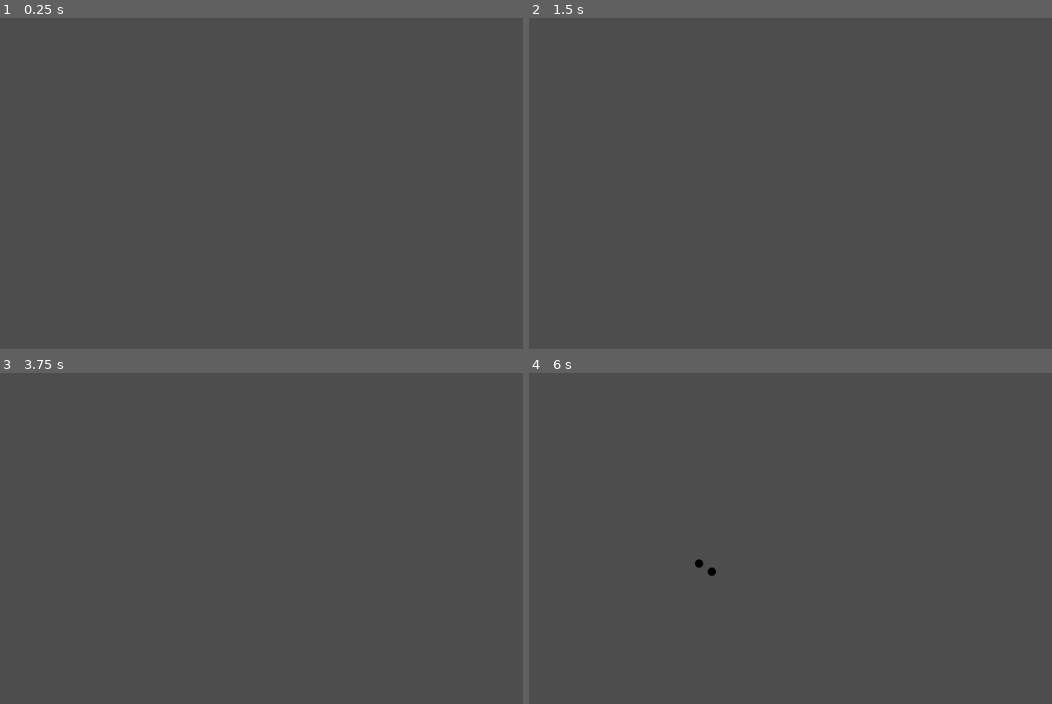
Above: before the commit, frames 1-4 (two rows, left to right).
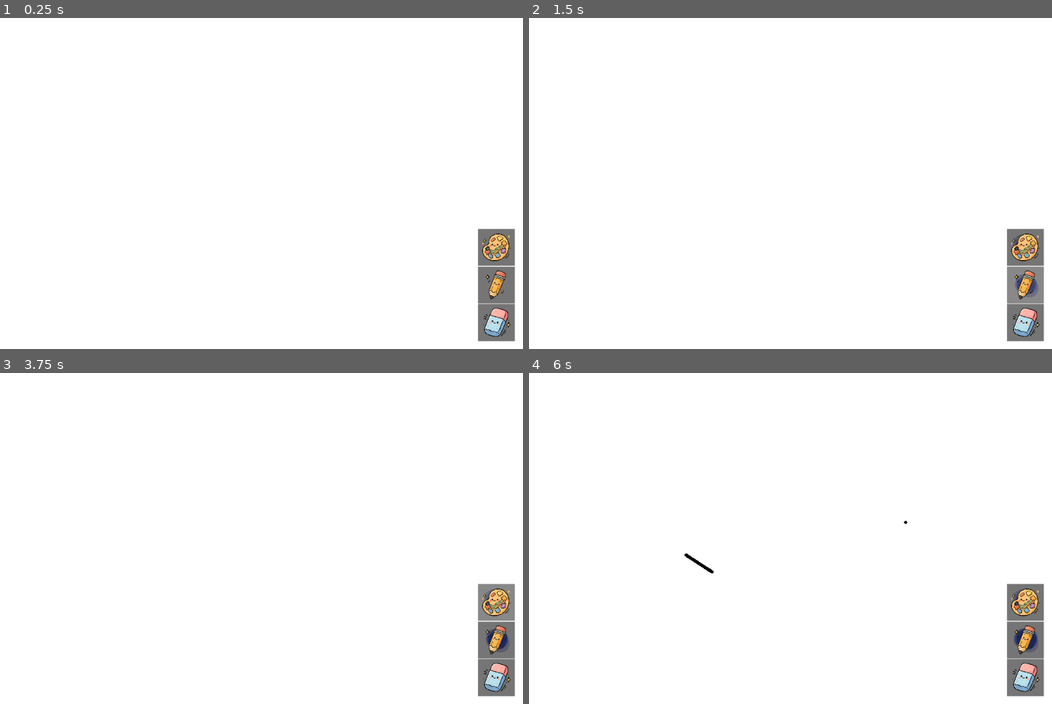
Above: after the commit, the same moments.

Repository: Dubu911/Watercolor_simulation
Game: Godot game, scene res://trial2/main2.tscn
Same seed, same stepped clock (60 frames per second), same inputs: the game is played once before the commit and once after it. Before the commit the project starts from res://canvas.tscn.
Inputs (mouse positions are in pixels of both pictures, inside the frame that each line leads up to):
- Up to frame 1 (0.25 s): no input
- Up to frame 2 (1.5 s): click (1025, 246) at 0.52 s; click (1025, 286) at 1.27 s
- Up to frame 3 (3.75 s): click (496, 601) at 2.02 s; click (496, 641) at 2.77 s; click (496, 601) at 3.52 s
- Up to frame 4 (6 s): click (1025, 641) at 4.27 s; tap Enter at 5 s; move the mouse to (905, 521) at 5.02 s; click (905, 521) at 5.17 s; tap Space at 5.75 s; drag from (685, 555) to (764, 604) at 5.77 s

The runs differ from the first frame. In frame 1, 100% of the frame differs, in the area x 0-100%, y 0-100%; in frame 2, 100%; in frame 3, 100%; in frame 4, 100%.

Commit message:
trial2

Diff:
--- a/project.godot
+++ b/project.godot
@@ -11,7 +11,7 @@
 [application]
 
 config/name="Water Color Sim"
-run/main_scene="uid://cpiv1ydde7ect"
+run/main_scene="uid://bvulyvbq68fhy"
 config/features=PackedStringArray("4.4", "GL Compatibility")
 config/icon="res://icon.svg"
 
--- a/trial1/Canvas2.tscn
+++ b/trial1/Canvas2.tscn
@@ -1,7 +1,7 @@
 [gd_scene load_steps=7 format=3 uid="uid://cih110vr0tygx"]
 
 [ext_resource type="Script" uid="uid://uje8n7xnp3wk" path="res://trial1/canvas_2.gd" id="1_825sb"]
-[ext_resource type="Script" uid="uid://bcahhbfv7r1ew" path="res://trial1/BrushLayer.gd" id="2_1xqgj"]
+[ext_resource type="Script" uid="uid://bcahhbfv7r1ew" path="res://trial1/WatercolorLayer.gd" id="2_1xqgj"]
 [ext_resource type="Script" uid="uid://bre5ryqd147gb" path="res://trial1/camera_controller.gd" id="3_hkwir"]
 [ext_resource type="Texture2D" uid="uid://5uubi1ruirsp" path="res://icons/pallet2.png" id="4_110vs"]
 [ext_resource type="Texture2D" uid="uid://b2bt82kim5kv1" path="res://icons/pencil4.png" id="5_110vs"]
--- a/trial1/BrushLayer.gd
+++ b/trial1/WatercolorLayer.gd
@@ -22,7 +22,7 @@
 var dirty_watercolor_image: bool = false
 
 # --- Particle System Properties (for Watercolor) ---
-const WatercolorParticleScene = preload("res://trial1/watercolor_particle.tscn") # Path to your particle scene
+const WatercolorParticleScene = preload("res://trial1/watercolor_particle.tscn") # Path to the particle scene
 var particles_node: Node # A node to hold all active particles for organization
 var watercolor_brush_color: Color = Color(0.1, 0.2, 0.8, 0.3) # Current watercolor brush color
 var watercolor_brush_size: float = 15.0      # Base size for watercolor particles
--- /dev/null
+++ b/trial2/camera_2d.gd
@@ -0,0 +1,41 @@
+extends Camera2D
+
+var is_panning: bool = false
+
+# --- New variables for zooming ---
+@export var zoom_factor: float = 1.1 # How much to zoom in/out per scroll step
+									 # Values > 1. Greater means faster zoom.
+@export var min_zoom: float = 0.2    # Smallest zoom value (most zoomed in)
+@export var max_zoom: float = 5.0    # Largest zoom value (most zoomed out)
+# ---------------------------------
+
+func _input(event: InputEvent) -> void:
+	if event is InputEventMouseButton:
+		if event.button_index == MOUSE_BUTTON_MIDDLE:
+			if event.is_pressed():
+				is_panning = true
+			else:
+				is_panning = false
+
+	if event is InputEventMouseMotion:
+		if is_panning:
+			position -= event.relative
+
+	# --- Mouse Wheel Zoom Logic (new) ---
+	# Check if the event is a mouse button event (scroll wheel events are also button events)
+	if event is InputEventMouseButton:
+		if event.is_pressed(): # Process scroll only on the press event
+			var new_zoom := zoom # Start with current zoom
+
+			if event.button_index == MOUSE_BUTTON_WHEEL_DOWN: # =Zoom In
+				new_zoom /= zoom_factor
+			elif event.button_index == MOUSE_BUTTON_WHEEL_UP: # Zoom Out
+				new_zoom *= zoom_factor
+
+			# Clamp the zoom to stay within min_zoom and max_zoom
+			# We apply clamp to both x and y components of the zoom Vector2
+			new_zoom.x = clampf(new_zoom.x, min_zoom, max_zoom)
+			new_zoom.y = clampf(new_zoom.y, min_zoom, max_zoom)
+
+			zoom = new_zoom # Apply the new (potentially clamped) zoom
+	# --- End Mouse Wheel Zoom Logic ---
--- /dev/null
+++ b/trial2/eraser_brush.gd
@@ -0,0 +1,65 @@
+# eraser_brush.gd
+extends Node2D
+
+@export var brush_radius: float = 10.0 # Eraser is usually larger
+
+var coordinator_ref
+var last_pos: Vector2 = Vector2.INF
+
+func activate(coordinator):
+	coordinator_ref = coordinator
+	# print(name + " activated.") # Debug print removed
+	last_pos = Vector2.INF
+
+func handle_input(event: InputEvent, mouse_pos_img_space: Vector2, target_image: Image, coordinator):
+	if not coordinator_ref: coordinator_ref = coordinator
+
+	var current_draw_pos = mouse_pos_img_space.floor()
+	var eraser_color = Color(0,0,0,0) # Transparent
+
+	if event is InputEventMouseButton and event.button_index == MOUSE_BUTTON_LEFT:
+		if event.is_pressed():
+			last_pos = current_draw_pos
+			_draw_brush_stroke_at_point(target_image, last_pos, eraser_color)
+		else: # Released
+			last_pos = Vector2.INF
+
+	elif event is InputEventMouseMotion and Input.is_mouse_button_pressed(MOUSE_BUTTON_LEFT):
+		if last_pos != Vector2.INF:
+			_draw_line_with_brush(target_image, last_pos, current_draw_pos, eraser_color)
+		last_pos = current_draw_pos
+
+func _draw_brush_stroke_at_point(img: Image, center_pos: Vector2, color: Color):
+	if not img: return
+
+	var i_radius = int(ceil(brush_radius))
+	var center_x_int = int(center_pos.x)
+	var center_y_int = int(center_pos.y)
+
+	for y_offset in range(-i_radius, i_radius + 1):
+		for x_offset in range(-i_radius, i_radius + 1):
+			if Vector2(x_offset, y_offset).length_squared() <= brush_radius * brush_radius:
+				var draw_x = center_x_int + x_offset
+				var draw_y = center_y_int + y_offset
+				if draw_x >= 0 and draw_x < img.get_width() and \
+				   draw_y >= 0 and draw_y < img.get_height():
+					img.set_pixel(draw_x, draw_y, color)
+
+	if coordinator_ref:
+		coordinator_ref.mark_pencil_dirty() # Eraser works on the pencil layer
+
+func _draw_line_with_brush(img: Image, from_p: Vector2, to_p: Vector2, color: Color):
+	if not img: return
+
+	var distance = from_p.distance_to(to_p)
+	if distance < 0.1:
+		_draw_brush_stroke_at_point(img, to_p, color)
+		return
+
+	var step_size = max(1.0, brush_radius * 0.5)
+	var steps = int(ceil(distance / step_size))
+	if steps == 0: steps = 1
+
+	for i in range(steps + 1):
+		var p = from_p.lerp(to_p, float(i) / steps)
+		_draw_brush_stroke_at_point(img, p.floor(), color)
--- /dev/null
+++ b/trial2/main2.gd
@@ -0,0 +1,6 @@
+extends Node2D
+
+
+func _input(event : InputEvent):
+	if event.is_action("Quit") :
+		get_tree().quit()
--- /dev/null
+++ b/trial2/main2.tscn
@@ -0,0 +1,78 @@
+[gd_scene load_steps=10 format=3 uid="uid://bvulyvbq68fhy"]
+
+[ext_resource type="Script" uid="uid://hhlftdii0krf" path="res://trial2/main2.gd" id="1_f8tpi"]
+[ext_resource type="Script" uid="uid://cfvy0mjy01kgw" path="res://trial2/painting_coordinator.gd" id="2_7htoj"]
+[ext_resource type="Script" uid="uid://dy6j7vdb3t85r" path="res://trial2/watercolor_brush.gd" id="3_7htoj"]
+[ext_resource type="Script" uid="uid://c60mf4eacnvpo" path="res://trial2/camera_2d.gd" id="3_l3qk5"]
+[ext_resource type="Script" uid="uid://bpd2sfx15n1ds" path="res://trial2/pencil_brush.gd" id="4_qu3fb"]
+[ext_resource type="Texture2D" uid="uid://5uubi1ruirsp" path="res://icons/pallet2.png" id="4_r4omg"]
+[ext_resource type="Texture2D" uid="uid://b2bt82kim5kv1" path="res://icons/pencil4.png" id="5_7htoj"]
+[ext_resource type="Script" uid="uid://iet8gtrao8wt" path="res://trial2/eraser_brush.gd" id="5_tldsc"]
+[ext_resource type="Texture2D" uid="uid://6eyrjn38jt4o" path="res://icons/eraser4.png" id="6_qu3fb"]
+
+[node name="main2" type="Node2D"]
+script = ExtResource("1_f8tpi")
+
+[node name="painting_coordinator" type="Node2D" parent="."]
+script = ExtResource("2_7htoj")
+watercolor_layer_node_path = NodePath("../watercolor_layer")
+pencil_layer_node_path = NodePath("../pencil_layer")
+watercolor_brush_node_path = NodePath("watercolor_brush")
+pencil_brush_node_path = NodePath("pencil_brush")
+eraser_brush_node_path = NodePath("eraser_brush")
+
+[node name="watercolor_brush" type="Node2D" parent="painting_coordinator"]
+script = ExtResource("3_7htoj")
+
+[node name="pencil_brush" type="Node2D" parent="painting_coordinator"]
+script = ExtResource("4_qu3fb")
+
+[node name="eraser_brush" type="Node2D" parent="painting_coordinator"]
+script = ExtResource("5_tldsc")
+
+[node name="watercolor_layer" type="Sprite2D" parent="."]
+centered = false
+
+[node name="pencil_layer" type="Sprite2D" parent="."]
+z_index = 1
+centered = false
+
+[node name="Camera2D" type="Camera2D" parent="."]
+offset = Vector2(1000, 1000)
+script = ExtResource("3_l3qk5")
+
+[node name="CanvasLayer" type="CanvasLayer" parent="."]
+
+[node name="VBoxContainer" type="VBoxContainer" parent="CanvasLayer"]
+anchors_preset = 3
+anchor_left = 1.0
+anchor_top = 1.0
+anchor_right = 1.0
+anchor_bottom = 1.0
+offset_left = -88.0
+offset_top = -235.0
+offset_right = 944.0
+offset_bottom = 3893.0
+grow_horizontal = 0
+grow_vertical = 0
+scale = Vector2(0.07, 0.07)
+theme_override_constants/separation = 20
+
+[node name="WatercolorButton" type="Button" parent="CanvasLayer/VBoxContainer"]
+custom_minimum_size = Vector2(50, 50)
+layout_mode = 2
+icon = ExtResource("4_r4omg")
+
+[node name="PencilButton" type="Button" parent="CanvasLayer/VBoxContainer"]
+custom_minimum_size = Vector2(50, 50)
+layout_mode = 2
+icon = ExtResource("5_7htoj")
+
+[node name="EraserButton" type="Button" parent="CanvasLayer/VBoxContainer"]
+custom_minimum_size = Vector2(50, 50)
+layout_mode = 2
+icon = ExtResource("6_qu3fb")
+
+[connection signal="pressed" from="CanvasLayer/VBoxContainer/WatercolorButton" to="painting_coordinator" method="_on_watercolor_button_pressed"]
+[connection signal="pressed" from="CanvasLayer/VBoxContainer/PencilButton" to="painting_coordinator" method="_on_pencil_button_pressed"]
+[connection signal="pressed" from="CanvasLayer/VBoxContainer/EraserButton" to="painting_coordinator" method="_on_eraser_button_pressed"]
--- /dev/null
+++ b/trial2/painting_coordinator.gd
@@ -0,0 +1,148 @@
+# painting_coordinator.gd
+extends Node
+
+# --- Canvas Properties ---
+const CANVAS_WIDTH := 2000
+const CANVAS_HEIGHT := 2000
+
+# --- Layer NodePaths (Assign these in the Inspector) ---
+@export var watercolor_layer_node_path: NodePath
+@export var pencil_layer_node_path: NodePath
+
+# --- Brush NodePaths (Assign these in the Inspector) ---
+@export var watercolor_brush_node_path: NodePath
+@export var pencil_brush_node_path: NodePath
+@export var eraser_brush_node_path: NodePath
+
+# --- Internal Layer Sprite References ---
+var watercolor_layer_sprite: Sprite2D
+var pencil_layer_sprite: Sprite2D
+
+# --- Image Data & Textures ---
+var watercolor_image: Image
+var watercolor_texture: ImageTexture
+var _dirty_watercolor_image: bool = false
+
+var pencil_image: Image
+var pencil_texture: ImageTexture
+var _dirty_pencil_image: bool = false
+
+# --- Brush Management ---
+var watercolor_brush_node: Node # Should ideally be typed to a base Brush class
+var pencil_brush_node: Node
+var eraser_brush_node: Node
+var active_brush_node: Node = null
+
+
+func _ready():
+	# 1. Get Layer Sprite2D Nodes
+	if watercolor_layer_node_path.is_empty():
+		# Consider a more user-friendly error or disabling functionality
+		return
+	watercolor_layer_sprite = get_node_or_null(watercolor_layer_node_path) as Sprite2D
+	if not watercolor_layer_sprite:
+		return
+
+	if pencil_layer_node_path.is_empty():
+		return
+	pencil_layer_sprite = get_node_or_null(pencil_layer_node_path) as Sprite2D
+	if not pencil_layer_sprite:
+		return
+
+	# 2. Initialize Images & Textures
+	watercolor_image = Image.create_empty(CANVAS_WIDTH, CANVAS_HEIGHT, false, Image.FORMAT_RGBA8)
+	watercolor_image.fill(Color.WHITE)
+	watercolor_texture = ImageTexture.create_from_image(watercolor_image)
+	watercolor_layer_sprite.texture = watercolor_texture
+	watercolor_layer_sprite.centered = false
+	mark_watercolor_dirty()
+
+	pencil_image = Image.create_empty(CANVAS_WIDTH, CANVAS_HEIGHT, false, Image.FORMAT_RGBA8)
+	pencil_image.fill(Color(0,0,0,0))
+	pencil_texture = ImageTexture.create_from_image(pencil_image)
+	pencil_layer_sprite.texture = pencil_texture
+	pencil_layer_sprite.centered = false
+	mark_pencil_dirty()
+
+	# 3. Get Brush Nodes
+	if not watercolor_brush_node_path.is_empty():
+		watercolor_brush_node = get_node_or_null(watercolor_brush_node_path)
+
+	if not pencil_brush_node_path.is_empty():
+		pencil_brush_node = get_node_or_null(pencil_brush_node_path)
+
+	if not eraser_brush_node_path.is_empty():
+		eraser_brush_node = get_node_or_null(eraser_brush_node_path)
+
+	# 4. Set a default active brush
+	if watercolor_brush_node:
+		_set_active_brush(watercolor_brush_node)
+
+
+func _input(event: InputEvent):
+	if not active_brush_node:
+		return
+
+	if not watercolor_layer_sprite: # Should be valid if _ready completed
+		return
+
+	var global_mouse_pos = watercolor_layer_sprite.get_global_mouse_position()
+	var mouse_pos_image_space = watercolor_layer_sprite.to_local(global_mouse_pos)
+
+	var target_image: Image = null
+	if active_brush_node == watercolor_brush_node:
+		target_image = watercolor_image
+	elif active_brush_node == pencil_brush_node or active_brush_node == eraser_brush_node:
+		target_image = pencil_image
+
+	if not is_instance_valid(target_image):
+		return
+
+	if active_brush_node.has_method("handle_input"):
+		active_brush_node.handle_input(event, mouse_pos_image_space, target_image, self)
+
+
+func _process(_delta: float):
+	if _dirty_watercolor_image:
+		if watercolor_texture and watercolor_image:
+			watercolor_texture.update(watercolor_image)
+		_dirty_watercolor_image = false
+
+	if _dirty_pencil_image:
+		if pencil_texture and pencil_image:
+			pencil_texture.update(pencil_image)
+		_dirty_pencil_image = false
+
+func mark_watercolor_dirty():
+	_dirty_watercolor_image = true
+
+func mark_pencil_dirty():
+	_dirty_pencil_image = true
+
+func _set_active_brush(new_brush_node: Node):
+	if active_brush_node == new_brush_node:
+		return
+
+	if active_brush_node and active_brush_node.has_method("deactivate"):
+		active_brush_node.deactivate()
+
+	active_brush_node = new_brush_node
+
+	if active_brush_node and active_brush_node.has_method("activate"):
+		active_brush_node.activate(self)
+
+
+func _on_watercolor_button_pressed():
+	print("watercolor brush selected")
+	if watercolor_brush_node:
+		_set_active_brush(watercolor_brush_node)
+
+func _on_pencil_button_pressed():
+	print("Pencil brush selected")
+	if pencil_brush_node:
+		_set_active_brush(pencil_brush_node)
+
+func _on_eraser_button_pressed():
+	print("Eraser brush selected")
+	if eraser_brush_node:
+		_set_active_brush(eraser_brush_node)
--- /dev/null
+++ b/trial2/pencil_brush.gd
@@ -0,0 +1,70 @@
+# pencil_brush.gd
+extends Node2D
+
+@export var brush_radius: float = 3.0 # Radius for the pencil tip
+@export var brush_color: Color = Color.BLACK
+
+var coordinator_ref
+var last_pos: Vector2 = Vector2.INF # For line drawing
+
+func activate(coordinator):
+	coordinator_ref = coordinator
+	# print(name + " activated.") # Debug print removed
+	last_pos = Vector2.INF
+
+func handle_input(event: InputEvent, mouse_pos_img_space: Vector2, target_image: Image, coordinator):
+	if not coordinator_ref: coordinator_ref = coordinator
+
+	var current_draw_pos = mouse_pos_img_space.floor()
+
+	if event is InputEventMouseButton and event.button_index == MOUSE_BUTTON_LEFT:
+		if event.is_pressed():
+			last_pos = current_draw_pos
+			_draw_brush_stroke_at_point(target_image, last_pos, brush_color)
+		else: # Released
+			last_pos = Vector2.INF
+
+	elif event is InputEventMouseMotion and Input.is_mouse_button_pressed(MOUSE_BUTTON_LEFT):
+		if last_pos != Vector2.INF:
+			_draw_line_with_brush(target_image, last_pos, current_draw_pos, brush_color)
+		last_pos = current_draw_pos
+
+func _draw_brush_stroke_at_point(img: Image, center_pos: Vector2, color: Color):
+	if not img: return
+
+	var i_radius = int(ceil(brush_radius))
+	var center_x_int = int(center_pos.x)
+	var center_y_int = int(center_pos.y)
+
+	for y_offset in range(-i_radius, i_radius + 1):
+		for x_offset in range(-i_radius, i_radius + 1):
+			if Vector2(x_offset, y_offset).length_squared() <= brush_radius * brush_radius:
+				var draw_x = center_x_int + x_offset
+				var draw_y = center_y_int + y_offset
+				if draw_x >= 0 and draw_x < img.get_width() and \
+				   draw_y >= 0 and draw_y < img.get_height():
+					img.set_pixel(draw_x, draw_y, color) # Direct set for pencil
+
+	if coordinator_ref:
+		coordinator_ref.mark_pencil_dirty()
+
+func _draw_line_with_brush(img: Image, from_p: Vector2, to_p: Vector2, color: Color):
+	if not img: return
+
+	# Draw circles along the line path
+	var distance = from_p.distance_to(to_p)
+	if distance < 0.1: # If it's essentially a dot
+		_draw_brush_stroke_at_point(img, to_p, color)
+		return
+
+	# Determine number of steps based on brush radius to avoid gaps
+	# Step size should be smaller than or equal to the radius for good coverage
+	var step_size = max(1.0, brush_radius * 0.5) # Ensure step_size is at least 1
+	var steps = int(ceil(distance / step_size))
+	if steps == 0: steps = 1
+
+	for i in range(steps + 1):
+		var p = from_p.lerp(to_p, float(i) / steps)
+		_draw_brush_stroke_at_point(img, p.floor(), color)
+
+	# The mark_pencil_dirty() is called by _draw_brush_stroke_at_point
--- /dev/null
+++ b/trial2/watercolor_brush.gd
@@ -0,0 +1,130 @@
+# watercolor_brush.gd
+extends Node2D
+
+# --- Particle System Properties (Export these to adjust in Inspector) ---
+@export var particle_scene_path: String = "res://trial1/watercolor_particle.tscn" # Adjust if your path is different
+@export var brush_color: Color = Color(0.1, 0.2, 0.8, 0.3) # Default watercolor color with alpha
+@export var base_brush_size: float = 15.0      # Base size for particles spawned
+@export var particle_lifespan: float = 1.0 # How long particles from this brush live
+@export var particles_per_frame: int = 5  # How many particles to spawn while dragging
+
+# --- Internal ---
+var WatercolorParticleScene: PackedScene
+var particles_node: Node # A node to hold all active particles for organization
+var coordinator_ref # Reference to the painting_coordinator
+var is_painting: bool = false # Tracks if the mouse button is held for painting
+
+func _ready():
+	# Preload the particle scene
+	if particle_scene_path.is_empty():
+		printerr(name + ": Particle Scene Path is not set!")
+		return
+	WatercolorParticleScene = load(particle_scene_path)
+	if WatercolorParticleScene == null:
+		printerr(name + ": Failed to load WatercolorParticleScene from path: " + particle_scene_path)
+		return
+
+	# Create a container node for particles, child of this brush node
+	particles_node = Node.new()
+	particles_node.name = "ActiveParticlesContainer"
+	add_child(particles_node)
+
+
+func activate(coordinator):
+	coordinator_ref = coordinator
+	is_painting = false # Reset painting state when activated
+	# print(name + " activated.") # Debug print removed
+
+func deactivate():
+	is_painting = false # Ensure painting stops if brush is deactivated mid-stroke
+	# print(name + " deactivated.") # Debug print removed
+
+
+func handle_input(event: InputEvent, mouse_pos_img_space: Vector2, target_image: Image, coordinator):
+	if not coordinator_ref: coordinator_ref = coordinator
+	if WatercolorParticleScene == null: return # Scene not loaded
+
+	if event is InputEventMouseButton and event.button_index == MOUSE_BUTTON_LEFT:
+		if event.is_pressed():
+			is_painting = true
+			# Spawn a burst of particles on initial click
+			for i in range(particles_per_frame * 2): # More particles on initial dab
+				_spawn_particle(mouse_pos_img_space, target_image, coordinator)
+		else: # Mouse button released
+			is_painting = false
+
+	elif event is InputEventMouseMotion and is_painting:
+		# Spawn particles continuously while dragging
+		for i in range(particles_per_frame):
+			_spawn_particle(mouse_pos_img_space, target_image, coordinator)
+
+
+func _spawn_particle(position_on_image: Vector2, target_img: Image, coordinator):
+	if WatercolorParticleScene == null:
+		# This check is a bit redundant if _ready() succeeded, but good for safety
+		printerr(name + ": WatercolorParticleScene not loaded in _spawn_particle!")
+		return
+	if not is_instance_valid(target_img):
+		printerr(name + ": Target image is not valid in _spawn_particle!")
+		return
+
+	var particle_instance = WatercolorParticleScene.instantiate() as Node2D
+	if not particle_instance:
+		printerr(name + ": Failed to instantiate particle scene.")
+		return
+
+	particles_node.add_child(particle_instance) # Add to the dedicated particle container
+
+	# Calculate spawn position with some randomness based on brush size
+	var spawn_pos = position_on_image
+	var offset_radius = base_brush_size * 0.5 # Randomness relative to base size
+	spawn_pos.x += randf_range(-offset_radius, offset_radius)
+	spawn_pos.y += randf_range(-offset_radius, offset_radius)
+
+	# Clamp spawn position to be within canvas bounds (using constants from coordinator if available, or hardcode)
+	# Assuming coordinator has CANVAS_WIDTH and CANVAS_HEIGHT constants
+	var canvas_width = coordinator.CANVAS_WIDTH if coordinator and coordinator.has_meta("CANVAS_WIDTH") else 2000
+	var canvas_height = coordinator.CANVAS_HEIGHT if coordinator and coordinator.has_meta("CANVAS_HEIGHT") else 2000
+
+	spawn_pos.x = clampf(spawn_pos.x, 0, canvas_width - 1)
+	spawn_pos.y = clampf(spawn_pos.y, 0, canvas_height - 1)
+
+	# Particle setup call
+	# The particle's global_position will be set based on its parent (particles_node)
+	# and its own position. Since particles_node is a child of this brush node,
+	# and this brush node is likely at (0,0) in the painting_coordinator's space,
+	# the particle's position needs to be set relative to the image.
+	# The particle's script should handle its drawing based on its own global_position
+	# being interpreted as image coordinates.
+
+	# If particles_node is at (0,0) relative to this watercolor_brush node,
+	# and watercolor_brush node is at (0,0) relative to painting_coordinator,
+	# and painting_coordinator's layers are at (0,0) relative to main2,
+	# then spawn_pos (which is in image space) is the correct local position for the particle
+	# *if the particle itself interprets its global_position as image coordinates*.
+
+	# Let's assume the particle's setup function takes the position in image coordinates
+	# and the particle itself will use this to draw on the target_img.
+	# The particle's own node position will be set to this spawn_pos.
+	particle_instance.position = spawn_pos # Set particle's local position within particles_node
+
+	if particle_instance.has_method("setup"):
+		particle_instance.setup(
+			spawn_pos, # The particle will use this position for drawing logic
+			brush_color,
+			base_brush_size * randf_range(0.7, 1.3), # Randomize size slightly
+			particle_lifespan * randf_range(0.8, 1.2), # Randomize lifespan slightly
+			target_img, # Pass the reference to the Image (e.g., watercolor_image)
+			canvas_width,
+			canvas_height
+		)
+	else:
+		printerr(name + ": Particle instance does not have a setup method!")
+		particle_instance.queue_free() # Clean up unsetup-able particle
+		return
+
+	# Mark the relevant image as dirty so painting_coordinator updates the texture
+	if coordinator_ref:
+		if target_img == coordinator_ref.watercolor_image:
+			coordinator_ref.mark_watercolor_dirty()
+		# Add similar check if watercolor could ever draw on pencil_image (unlikely)
Renamed: trial1/BrushLayer.gd.uid -> trial1/WatercolorLayer.gd.uid
Not shown, added: trial2/camera_2d.gd.uid
Not shown, added: trial2/eraser_brush.gd.uid
Not shown, added: trial2/main2.gd.uid
Not shown, added: trial2/painting_coordinator.gd.uid
Not shown, added: trial2/pencil_brush.gd.uid
Not shown, added: trial2/watercolor_brush.gd.uid
